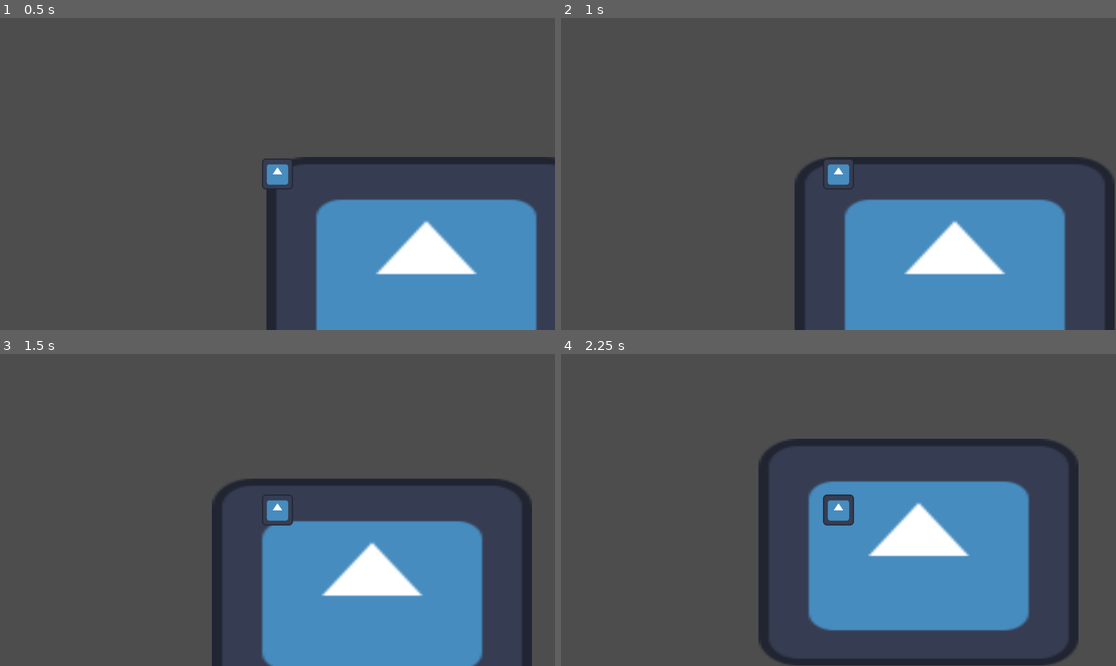
Above: before the commit, frames 1-4 (two rows, left to right).
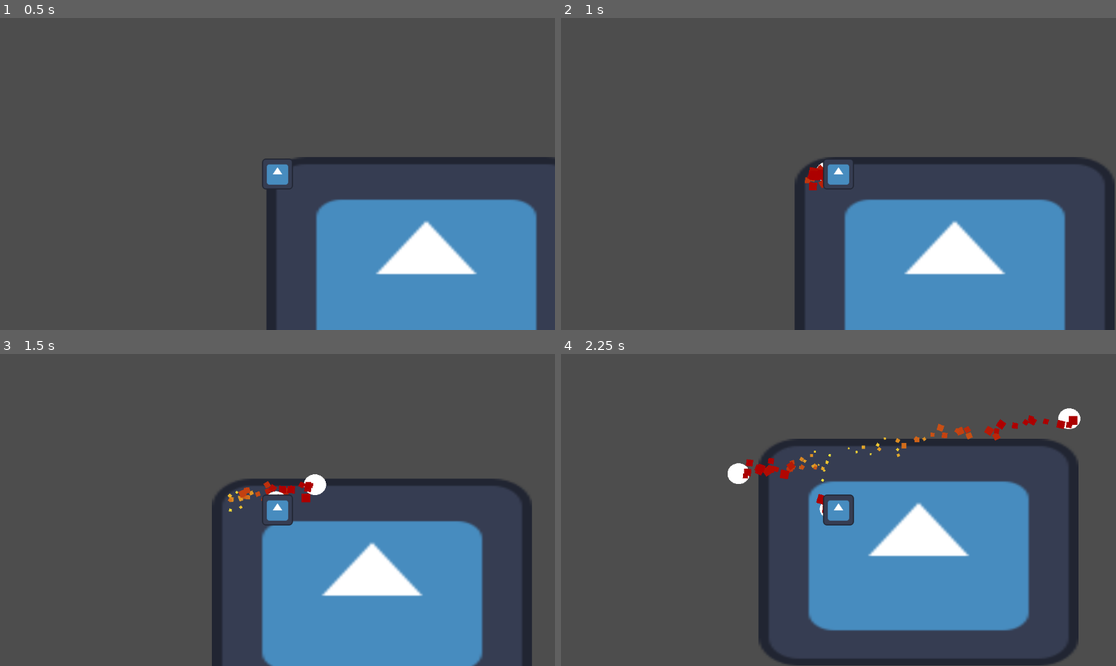
Above: after the commit, the same moments.

Repository: Sabertooth-Software/Bunker-Buster
Game: Godot game, scene res://Scenes/Levels/test_scene.tscn
Two runs of this game, one before a commit and one after it. Both use one fixed random seed, a clock stepped at 60 frames per second and the inputs below. The engine's default icon, where the game draws it, is replaced by a stand-in: a white triangle on a blue panel in a dark square.
Inputs (mouse positions are in pixels of both pictures, inside the frame that each line leads up to):
- Up to frame 1 (0.5 s): no input
- Up to frame 2 (1 s): tap Enter at 0.5 s; move the mouse to (960, 158) at 0.52 s; hold Right (right) from 0.53 s (still down); tap Space (shoot) at 0.6 s
- Up to frame 3 (1.5 s): move the mouse to (166, 525) at 1.27 s; release Right (right) at 1.28 s; hold S (down) from 1.28 s (still down); tap Space (shoot) at 1.35 s
- Up to frame 4 (2.25 s): move the mouse to (894, 441) at 2.02 s; release S (down) at 2.03 s; hold Right (right) from 2.03 s (still down); tap Space (shoot) at 2.1 s

Frame 1 is identical in both runs. In frame 2, 0.2% of the frame differs, in the area x 43-48%, y 46-56%; in frame 3, 0.6%; in frame 4, 1.3%, in the area x 30-94%, y 17-52%.
Error before the commit: Parse Error: Class "CBullet" hides a global script class. (res://Scripts/bullet.gd:2)

Commit message:
this is dumb as hell

Diff:
--- a/Scenes/Bullet.tscn
+++ b/Scenes/Bullet.tscn
@@ -1,6 +1,6 @@
-[gd_scene load_steps=5 format=3 uid="uid://ctjoiwafolw22"]
+[gd_scene load_steps=5 format=3 uid="uid://bfc7fafn5cbnj"]
 
-[ext_resource type="Script" path="res://Scripts/bullet.gd" id="1_qvi5r"]
+[ext_resource type="Script" path="res://Scripts/Bullet.gd" id="1_6j12e"]
 [ext_resource type="PackedScene" uid="uid://chd4eaqqfu7pv" path="res://Scenes/flame_trail.tscn" id="2_qjgw2"]
 
 [sub_resource type="CircleShape2D" id="CircleShape2D_72ywd"]
@@ -14,7 +14,7 @@
 collision_layer = 0
 collision_mask = 0
 gravity_scale = 2.66454e-15
-script = ExtResource("1_qvi5r")
+script = ExtResource("1_6j12e")
 
 [node name="CollisionShape2D" type="CollisionShape2D" parent="."]
 shape = SubResource("CircleShape2D_72ywd")
--- /dev/null
+++ b/Scenes/Characters/Enemies/enemy_tank.tscn
@@ -0,0 +1,13 @@
+[gd_scene load_steps=3 format=3 uid="uid://b1bmgxhovsg3o"]
+
+[ext_resource type="Texture2D" uid="uid://vd7ap2v7wpfb" path="res://icon.svg" id="1_y5cr8"]
+
+[sub_resource type="RectangleShape2D" id="RectangleShape2D_61cwc"]
+
+[node name="enemy_tank" type="CharacterBody2D"]
+
+[node name="CollisionShape2D" type="CollisionShape2D" parent="."]
+shape = SubResource("RectangleShape2D_61cwc")
+
+[node name="Sprite2D" type="Sprite2D" parent="."]
+texture = ExtResource("1_y5cr8")
--- a/Scenes/Characters/main_character.tscn
+++ b/Scenes/Characters/main_character.tscn
@@ -1,8 +1,8 @@
-[gd_scene load_steps=6 format=3 uid="uid://518cy663w7yg"]
+[gd_scene load_steps=6 format=3 uid="uid://5xyr3ofvdwls"]
 
-[ext_resource type="Script" path="res://Scripts/main_character.gd" id="1_4cx1i"]
-[ext_resource type="PackedScene" uid="uid://bapxsumutqx30" path="res://Scenes/Components/shooting_component.tscn" id="2_1hq3u"]
-[ext_resource type="PackedScene" uid="uid://ctjoiwafolw22" path="res://Scenes/bullet.tscn" id="3_bokjs"]
+[ext_resource type="Script" path="res://Scripts/MainCharacter.gd" id="1_ed0ye"]
+[ext_resource type="PackedScene" uid="uid://dhm8qd71af8hh" path="res://Scenes/Components/shooting_component.tscn" id="2_1hq3u"]
+[ext_resource type="PackedScene" uid="uid://bfc7fafn5cbnj" path="res://Scenes/bullet.tscn" id="3_bokjs"]
 [ext_resource type="Texture2D" uid="uid://vd7ap2v7wpfb" path="res://icon.svg" id="4_nunnb"]
 
 [sub_resource type="RectangleShape2D" id="RectangleShape2D_sin31"]
@@ -10,7 +10,7 @@
 
 [node name="MainCharacter" type="CharacterBody2D"]
 scale = Vector2(1143.5, 645.5)
-script = ExtResource("1_4cx1i")
+script = ExtResource("1_ed0ye")
 shooting_speed = 1.0
 
 [node name="CollisionShape2D" type="CollisionShape2D" parent="."]
--- a/Scenes/Components/shooting_component.tscn
+++ b/Scenes/Components/shooting_component.tscn
@@ -1,6 +1,6 @@
-[gd_scene load_steps=2 format=3 uid="uid://bapxsumutqx30"]
+[gd_scene load_steps=2 format=3 uid="uid://dhm8qd71af8hh"]
 
-[ext_resource type="Script" path="res://Scripts/Components/shooting_component.gd" id="1_47c21"]
+[ext_resource type="Script" path="res://Scripts/Components/ShootingComponent.gd" id="1_6wt12"]
 
 [node name="ShootingComponent" type="Node2D"]
-script = ExtResource("1_47c21")
+script = ExtResource("1_6wt12")
--- a/Scripts/Bullet.gd
+++ b/Scripts/Bullet.gd
@@ -1,6 +1,8 @@
 extends RigidBody2D
-class_name CBullet
+class_name Bullet
+
 var velocity: Vector2
+
 func _physics_process(_delta):
 	apply_central_force(velocity * 1000)
 func setup(_position: Vector2, _velocity: Vector2, _scene: Node):
--- a/Scripts/Components/shooting_component.gd
+++ b/Scripts/Components/ShootingComponent.gd
@@ -4,6 +4,6 @@
 @export var bullet: PackedScene
 
 func shoot(direction: Vector2):
-	var projectile: CBullet = bullet.instantiate()
+	var projectile: Bullet = bullet.instantiate()
 	var current_scene: Node = get_tree().get_current_scene()
 	projectile.setup(global_position, direction, current_scene)
Not shown: 1 places in Scenes/Levels/test_scene.tscn that only renumber resources
Renamed: Scripts/main_character.gd -> Scripts/MainCharacter.gd
